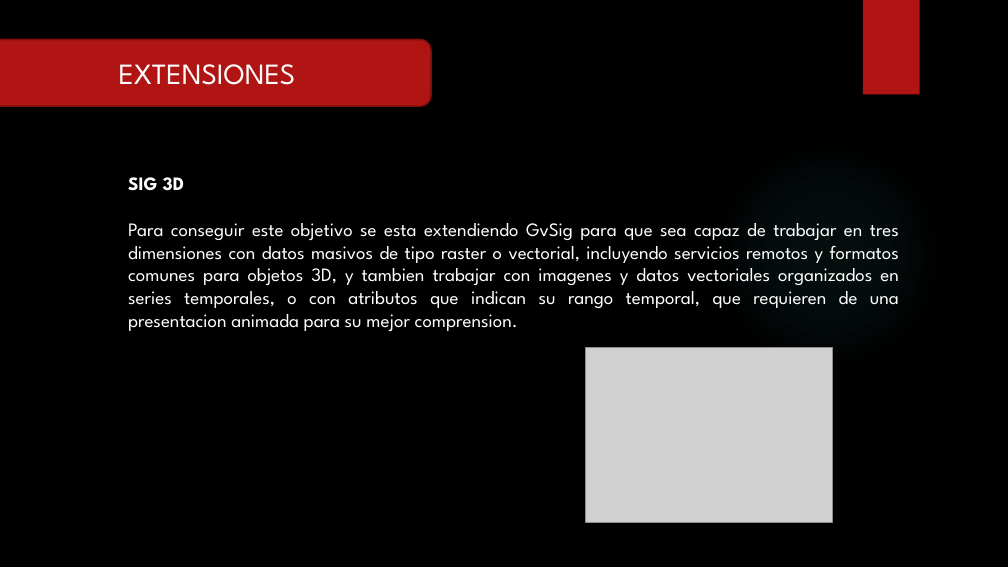
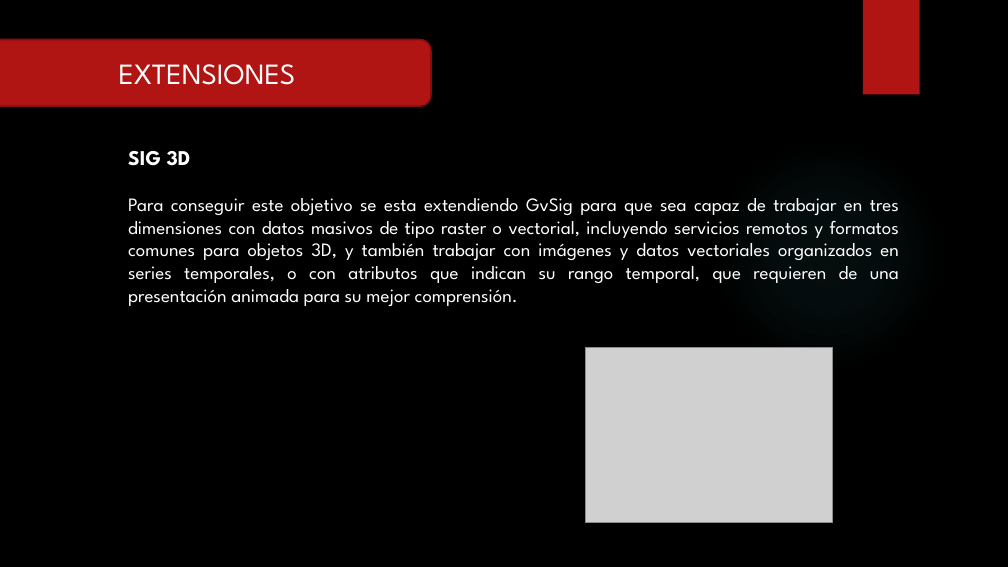
Before and after one commit to RFray/gvSIG, a slide deck: slide 17 of Expo-gvSIG.pptx. Drawn at 1008x567 pixels with LibreOffice and Linux fonts; fonts in the diff are those of the drawing; grey boxes stand for pictures; background and template pictures are left out. Boxes give left, top, right and bottom in pixels: in the first picture for what was removed or moved away, otherwise in the second. Text is boxed around its words. In the diff, an @@ line names an element or a change of style, - is before the commit and + after.

```diff
--- a/Expo-gvSIG.pptx
+++ b/Expo-gvSIG.pptx
@@ text "SIG 3D": place and size @@
-text "SIG 3D" at bbox=[128, 177, 899, 331]
+text "SIG 3D" at bbox=[128, 151, 899, 306]
@@ text at bbox=[128, 151, 191, 166]: size 18 to 20 pt in "SIG 3D" @@
@@ text at bbox=[128, 198, 899, 306]: text changed @@
-Para conseguir este objetivo se esta extendiendo GvSig para que sea capaz de trabajar en tres dimensiones con datos masivos de tipo raster o vectorial, incluyendo servicios remotos y formatos comunes para objetos 3D, y tambien trabajar con imagenes y datos vectoriales organizados en series temporales, o con atributos que indican su rango temporal, que requieren de una presentacion animada para su mejor comprension.
+Para conseguir este objetivo se esta extendiendo GvSig para que sea capaz de trabajar en tres dimensiones con datos masivos de tipo raster o vectorial, incluyendo servicios remotos y formatos comunes para objetos 3D, y también trabajar con imágenes y datos vectoriales organizados en series temporales, o con atributos que indican su rango temporal, que requieren de una presentación animada para su mejor comprensión.
```
Also in this commit, not shown: 11 other slides changed.
